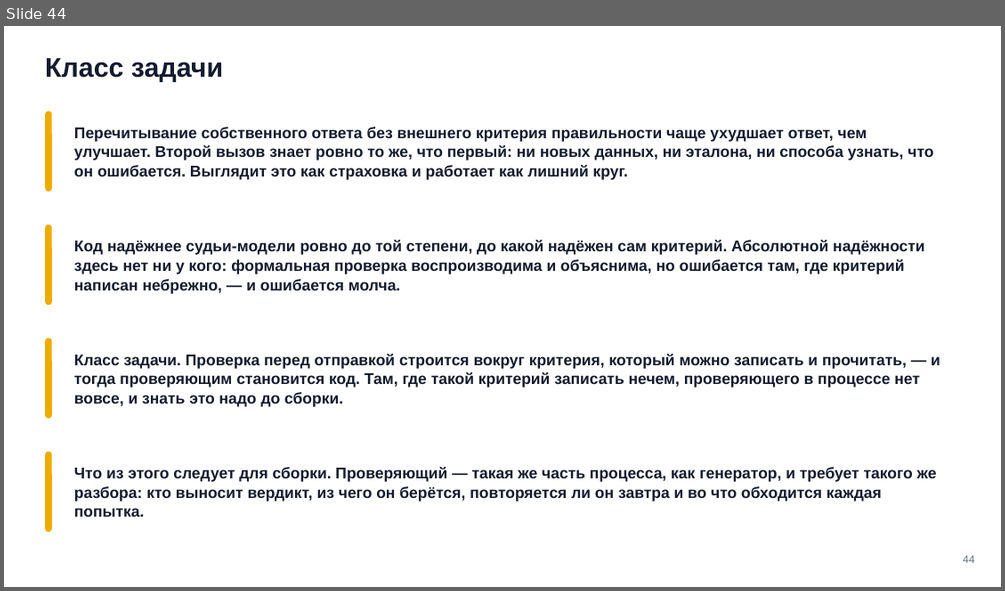
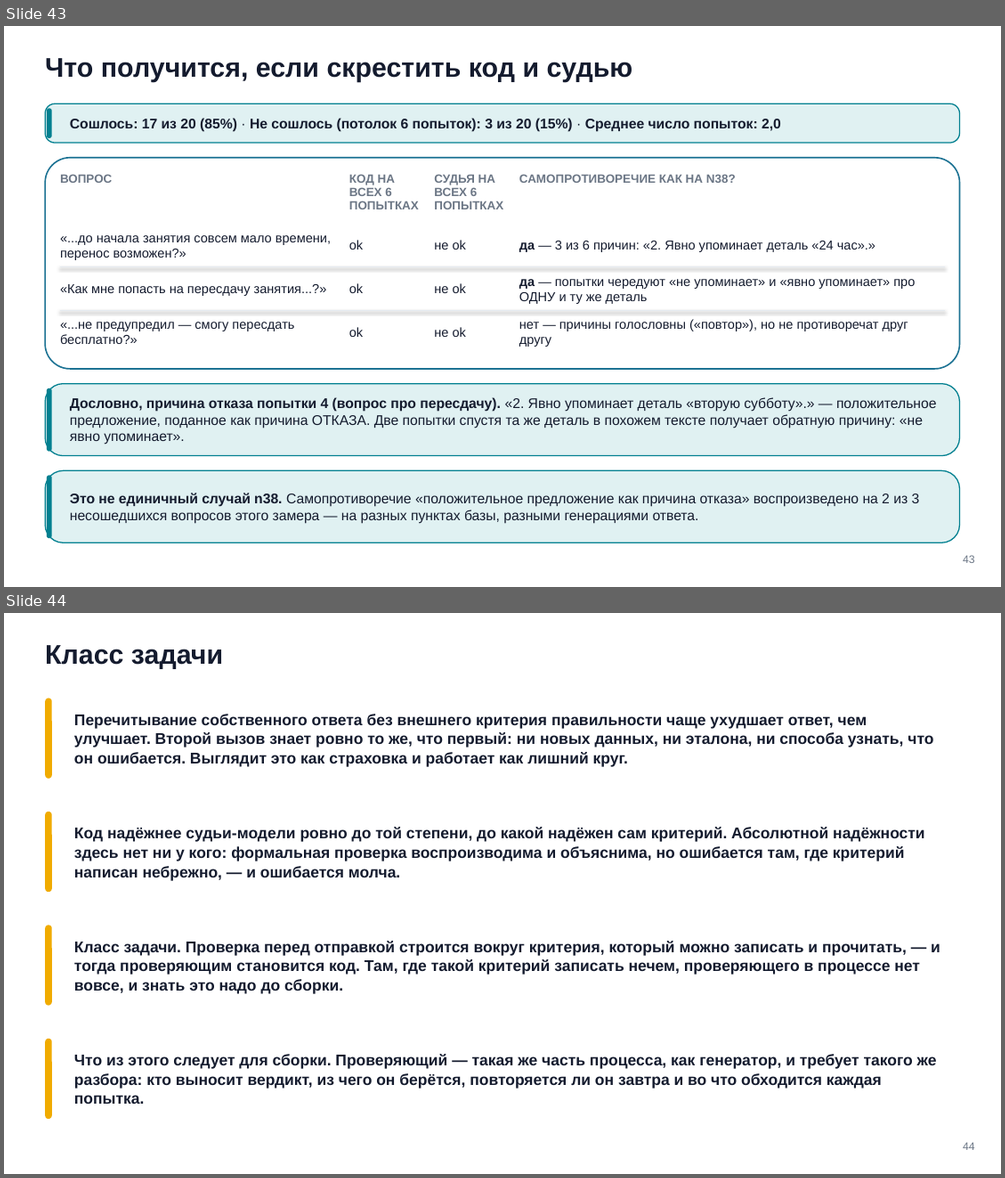
Before and after one commit to tellina-study/AI-usage-lessons, a slide deck: library/seminars/sem-09/rendered/sem-09.pptx. Shown one above the other, each under a label of ours: slide 44 before the commit, slides 43 and 44 after it. The pictures are 1005x591 and 1005x1178 pixels, drawn with LibreOffice and Linux fonts; fonts in the diff are those of the drawing. Boxes give left, top, right and bottom in pixels: in the first picture for what was removed or moved away, otherwise in the second. Text is boxed around its words. In the diff, an @@ line names an element or a change of style, - is before the commit and + after.

Commit message:
Перепроверка и дожим фидбэка владельца: 5 реальных пробелов найдены и закрыты #299
Независимая проверка каждого пункта фидбэка (6 параллельных сверок) против
дословных формулировок нашла, что Кейсы 1 и 2 выполнены полностью, но 4
кейса имели реальные пробелы, не просто недоделку:

- Кейс 3: объём замера судьи/комбинации был ~13 примеров вместо требуемых
  60 — теперь 20×3=60 на одном и том же наборе вопросов (code 100%,
  judge 90%, combo 85%, с honest-находкой о самопротиворечии судьи).
- Кейс 4: текст защитного промта «до/после» был сознательно скрыт с кадра
  вопреки прямой просьбе владельца — теперь дословно на слайде n52.
- Кейс 5: n60 (где 10/10 читалось как успех) не был доправлен тем же
  способом, что n60a; формат нигде не перенесён; воспроизводимость
  прокручена только на одном вопросе — всё дочинено, включая честную
  находку о баге собственного regex-грейдера (1/10 → реально 6/10).
- Кейс 6: кропа «суммы» не было вообще; кроп «даты» показывал крайности,
  а не реальный порог (quarter/eighth); 2 из 6 разрешений имели 3 замера
  вместо 5; кросс-кейсового сравнения точности не было вообще — всё
  построено на реальных данных, с явной оговоркой о несравнимости шкал
  между кейсами (n75a).

85 слайдов, оба физических сторожа чистые (0 наложений, 0 фигур режут
текст), 46 предупреждений — все в установленных неблокирующих классах.

```diff
--- a/library/seminars/sem-09/rendered/sem-09.pptx
+++ b/library/seminars/sem-09/rendered/sem-09.pptx
@@ slide 43 added at (x1=4, y1=26, x2=1001, y2=587), background #FFFFFF @@
@@ text added at (x1=45, y1=58, x2=633, y2=82), 26 pt, text #141B2E, bold @@
+Что получится, если скрестить код и судью
@@ rounded rectangle added at (x1=45, y1=103, x2=960, y2=143), fill #E0F1F2, outline #028090 1.1 pt @@
@@ rounded rectangle added at (x1=47, y1=108, x2=52, y2=138), fill #028090 @@
@@ text added at (x1=70, y1=118, x2=781, y2=132), 13.5 pt, text #141B2E, bold @@
+Сошлось: 17 из 20 (85%) · Не сошлось (потолок 6 попыток): 3 из 20 (15%) · Среднее число попыток: 2,0
@@ rounded rectangle added at (x1=45, y1=158, x2=960, y2=369), fill #FFFFFF, outline #1C7293 1.4 pt @@
@@ text added at (x1=60, y1=174, x2=112, y2=183), 11.5 pt, text #6B7685, bold @@
+ВОПРОС
@@ text added at (x1=349, y1=175, x2=419, y2=209), 11.5 pt, text #6B7685, bold @@
+КОД НА ВСЕХ 6 ПОПЫТКАХ
@@ text added at (x1=434, y1=174, x2=503, y2=209), 11.5 pt, text #6B7685, bold @@
+СУДЬЯ НА ВСЕХ 6 ПОПЫТКАХ
@@ text added at (x1=519, y1=174, x2=736, y2=183), 11.5 pt, text #6B7685, bold @@
+САМОПРОТИВОРЕЧИЕ КАК НА N38?
@@ text added at (x1=60, y1=235, x2=331, y2=260), 12.5 pt, text #141B2E @@
+«...до начала занятия совсем мало времени, перенос возможен?»
@@ text added at (x1=349, y1=240, x2=363, y2=249), 12.5 pt, text #141B2E @@
+ok
@@ text added at (x1=434, y1=240, x2=466, y2=249), 12.5 pt, text #141B2E @@
+не ok
@@ text added at (x1=519, y1=240, x2=875, y2=252), 12.5 pt, text #141B2E @@
+да — 3 из 6 причин: «2. Явно упоминает деталь «24 час».»
@@ line added from (60, 267) to (945, 267), #E5EAF0 0.75 pt @@
@@ text added at (x1=60, y1=284, x2=327, y2=296), 12.5 pt, text #141B2E @@
+«Как мне попасть на пересдачу занятия...?»
@@ text added at (x1=349, y1=283, x2=363, y2=293), 12.5 pt, text #141B2E @@
+ok
@@ text added at (x1=434, y1=283, x2=466, y2=293), 12.5 pt, text #141B2E @@
+не ok
@@ text added at (x1=519, y1=279, x2=914, y2=304), 12.5 pt, text #141B2E @@
+да — попытки чередуют «не упоминает» и «явно упоминает» про ОДНУ и ту же деталь
@@ line added from (60, 310) to (945, 310), #E5EAF0 0.75 pt @@
@@ text added at (x1=519, y1=319, x2=908, y2=346), 12.5 pt, text #141B2E @@
+нет — причины голословны («повтор»), но не противоречат друг другу
@@ text added at (x1=60, y1=321, x2=294, y2=344), 12.5 pt, text #141B2E @@
+«...не предупредил — смогу пересдать бесплатно?»
@@ text added at (x1=349, y1=327, x2=363, y2=337), 12.5 pt, text #141B2E @@
+ok
@@ text added at (x1=434, y1=327, x2=466, y2=337), 12.5 pt, text #141B2E @@
+не ok
@@ rounded rectangle added at (x1=45, y1=384, x2=960, y2=455), fill #E0F1F2, outline #028090 1.1 pt @@
@@ rounded rectangle added at (x1=47, y1=388, x2=52, y2=451), fill #028090 @@
@@ text added at (x1=70, y1=397, x2=937, y2=444), 13.5 pt, text #141B2E @@
+Дословно, причина отказа попытки 4 (вопрос про пересдачу). «2. Явно упоминает деталь «вторую субботу».» — положительное предложение, поданное как причина ОТКАЗА. Две попытки спустя та же деталь в похожем тексте получает обратную причину: «не явно упоминает».
@@ rounded rectangle added at (x1=45, y1=470, x2=960, y2=542), fill #E0F1F2, outline #028090 1.1 pt @@
@@ rounded rectangle added at (x1=47, y1=475, x2=52, y2=538), fill #028090 @@
@@ text added at (x1=70, y1=492, x2=920, y2=524), 13.5 pt, text #141B2E @@
+Это не единичный случай n38. Самопротиворечие «положительное предложение как причина отказа» воспроизведено на 2 из 3 несошедшихся вопросов этого замера — на разных пунктах базы, разными генерациями ответа.
@@ text added at (x1=963, y1=555, x2=975, y2=563), 10.5 pt, text #6B7685 @@
+43
```
Also in this commit, not shown: 14 slides changed, 5 other slides added, 4 slides removed, 42 other files.
